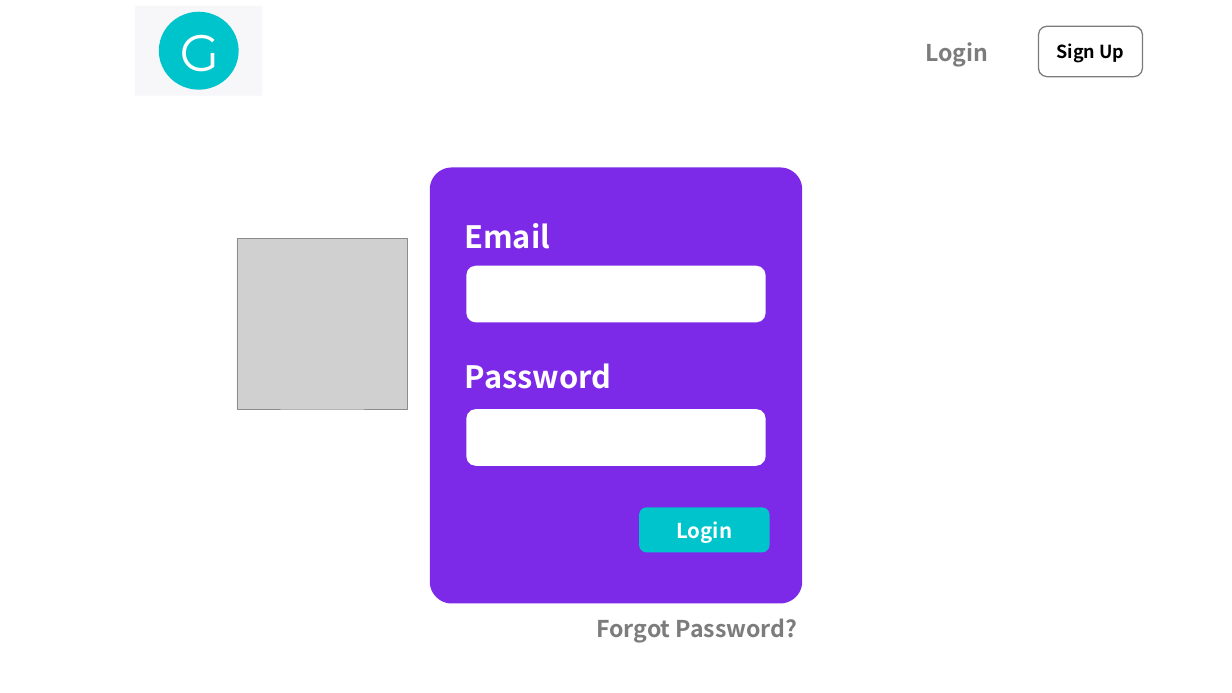
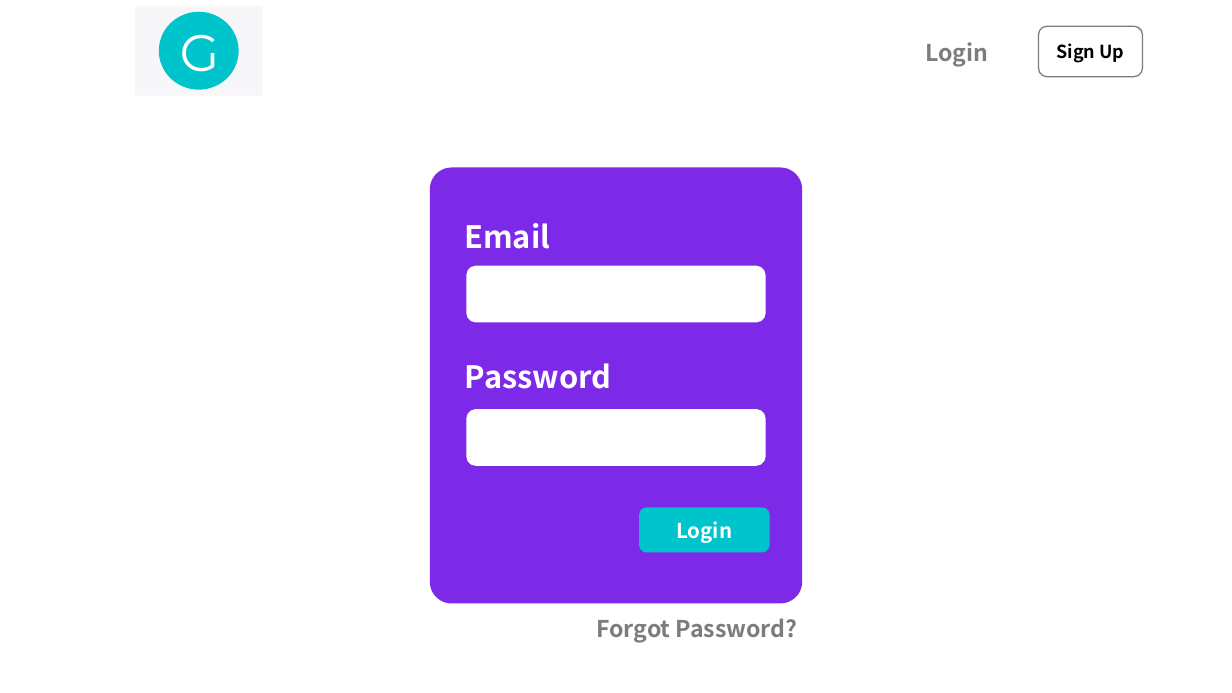
Before and after one commit to sungjaeyoon/Gathering-Bot, a slide deck: slide 3 of page-design.pptx. Drawn at 1232x693 pixels with LibreOffice and Linux fonts; fonts in the diff are those of the drawing; grey boxes stand for pictures. Boxes give left, top, right and bottom in pixels: in the first picture for what was removed or moved away, otherwise in the second. Text is boxed around its words. In the diff, an @@ line names an element or a change of style, - is before the commit and + after.

```diff
--- a/page-design.pptx
+++ b/page-design.pptx
@@ picture removed at box(238, 238, 409, 409) @@
```
Also in this commit, not shown: 3 other files.
